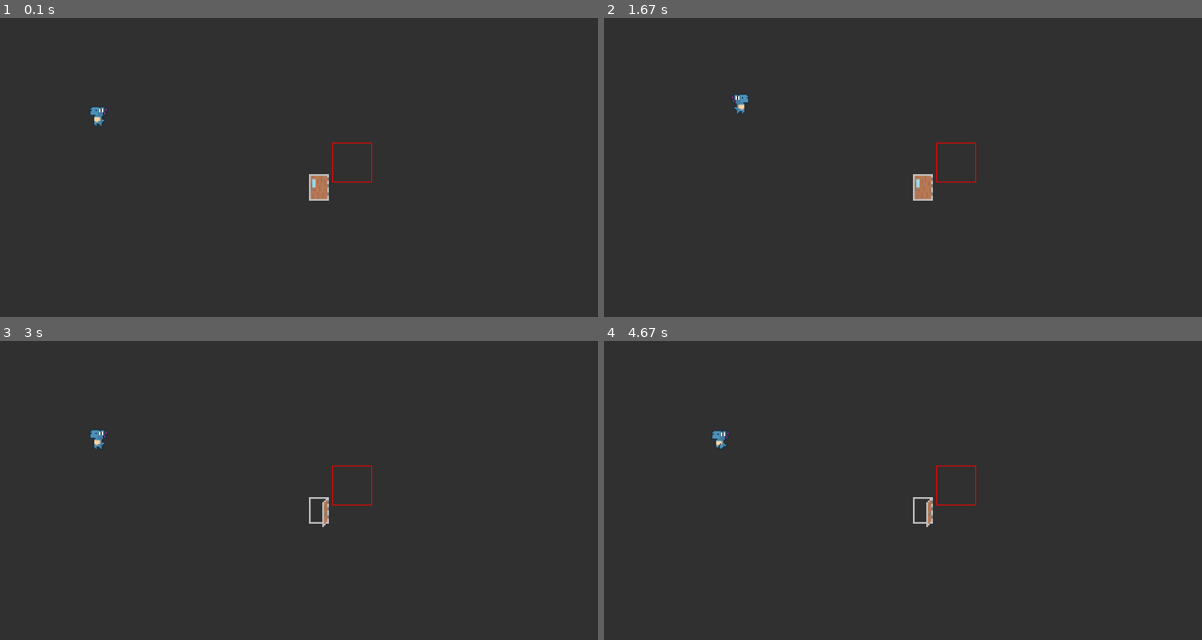
Above: before the commit, frames 1-4 (two rows, left to right).
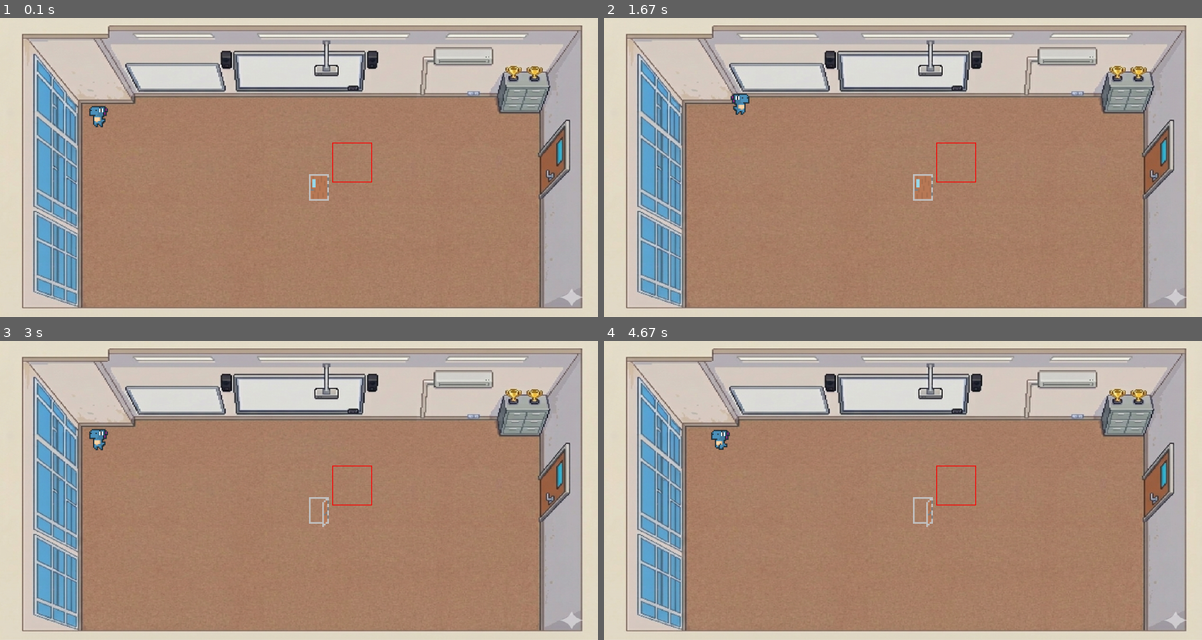
Above: after the commit, the same moments.

Repository: soushie/pygame_learning
Game: pygame game, started from anim.py
Same seed, same stepped clock (60 frames per second), same inputs: the game is played once before the commit and once after it.
Inputs:
- Up to frame 1 (0.1 s): no input
- Up to frame 2 (1.67 s): hold D 0.33-0.8 s; hold W 0.83-1.13 s; hold D 1.17-1.63 s
- Up to frame 3 (3 s): hold A 1.67-2.2 s; tap E at 1.82 s; hold S 2.23-2.53 s; hold A 2.57-2.97 s
- Up to frame 4 (4.67 s): hold W 3-3.37 s; tap E at 3.15, 4.62 s; hold D 3.4-4.03 s; hold S 4.07-4.43 s; hold A from 4.47 s (still down)

The runs differ from the first frame. In frame 1, 99% of the frame differs, in the area x 0-100%, y 0-100%; in frame 2, 99%; in frame 3, 99%; in frame 4, 99%.

Commit message:
initial commit

Diff:
--- a/anim.py
+++ b/anim.py
@@ -20,6 +20,10 @@
 #sets screen
 screen= pygame.display.set_mode((Screen_Width , Screen_Height))
 pygame.display.set_caption("dinosawr")
+# load background
+background = pygame.image.load("assets/images/background.png").convert()
+background = pygame.transform.scale(background, (Screen_Width, Screen_Height))
+
 
 #gets sprites for character and animation
 sprite_sheet_image = pygame.image.load("assets/images/doux.png").convert_alpha()
@@ -31,7 +35,9 @@
 door_state = 0
 f = 1
 
-#create animation list
+#create animation# load background
+background = pygame.image.load("assets/images/background.png").convert()
+background = pygame.transform.scale(background, (Screen_Width, Screen_Height))
 animation_list = []
 animation_steps = [4, 6, 4, 6] #animations places in sheet such as running, jumping etc.
 action = 0 #what is player doing (stayin, jumping, etc.)
@@ -67,7 +73,7 @@
 
     dt = clock.tick(60)/1000
 
-    screen.fill(BG)
+    screen.blit(background, (0,0))
     pygame.draw.rect(screen, (255,0,0), door_rect, 2)
 
     for event in pygame.event.get():
Binary file added: assets/images/background.png
